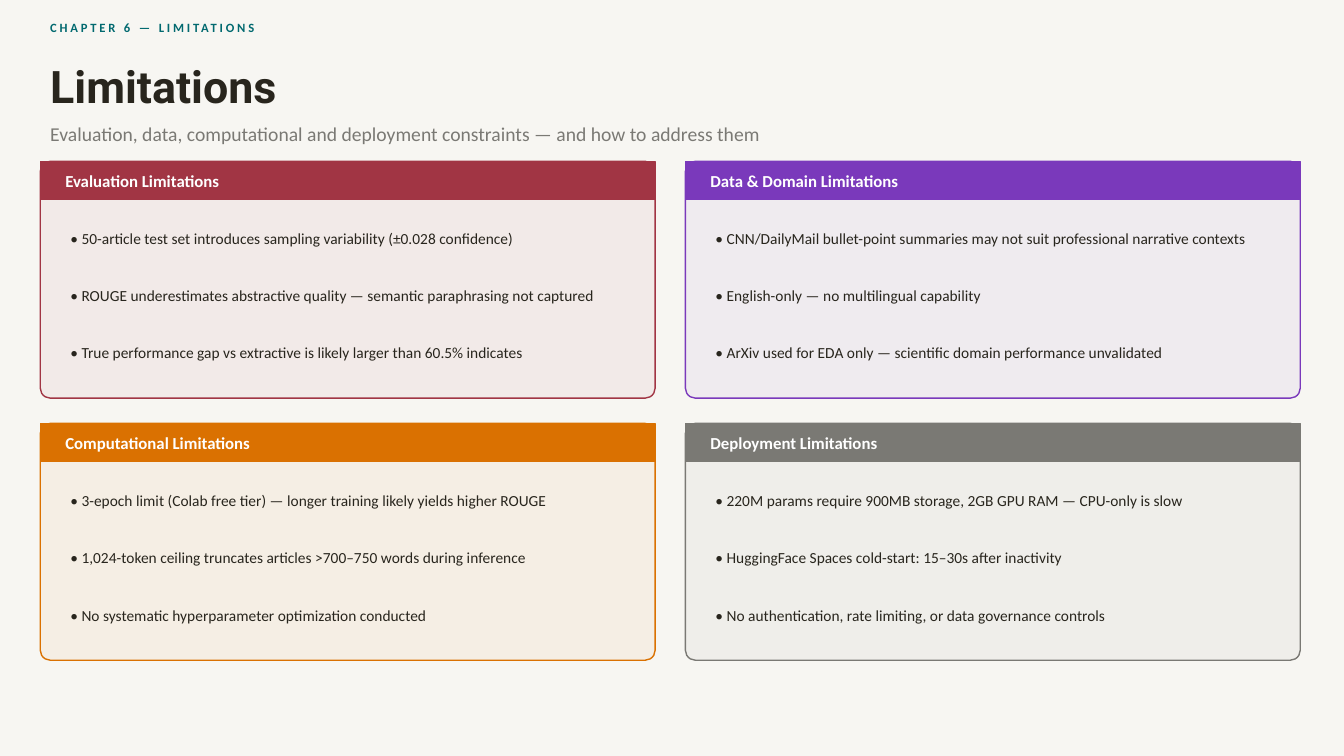
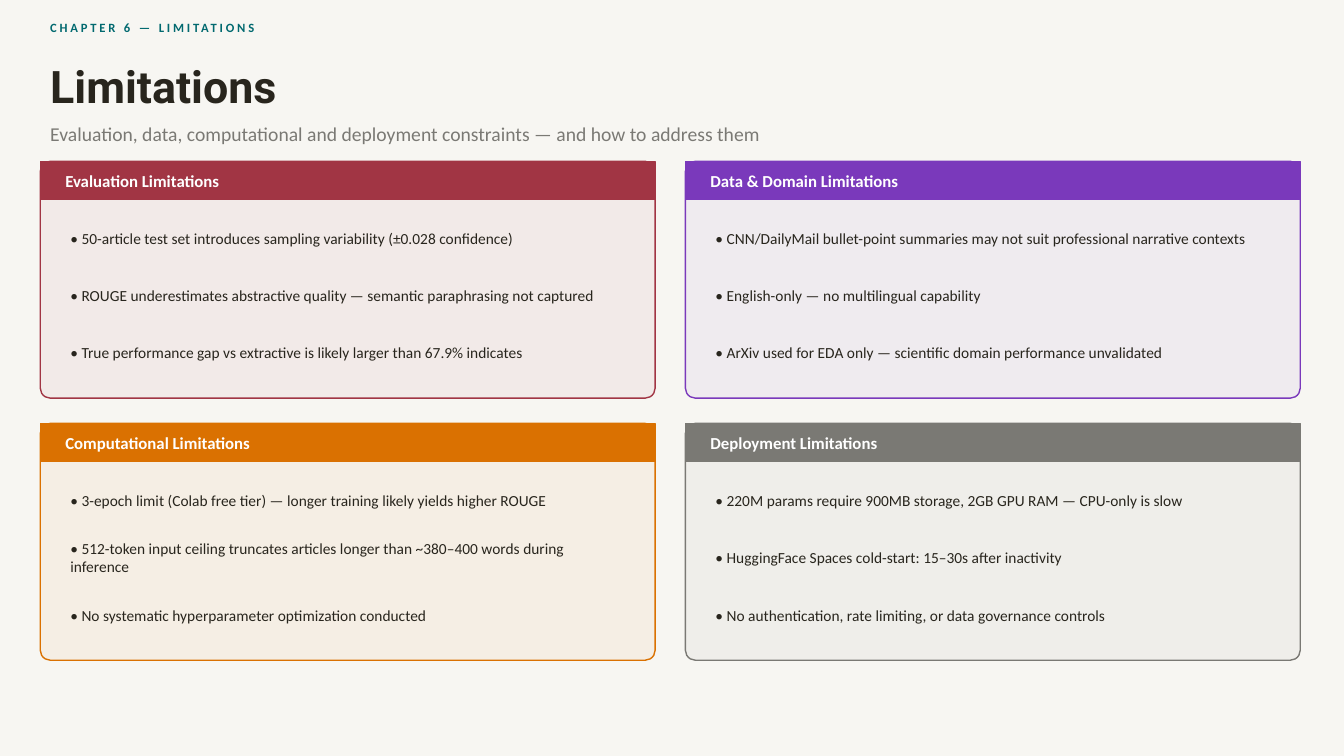
Before and after one commit to CNShivani7/DocSnap-Intelligent-Summarization, a slide deck: slide 18 of DocSnap_Presentation.pptx. Drawn at 1344x756 pixels with LibreOffice and Linux fonts; fonts in the diff are those of the drawing. Boxes give left, top, right and bottom in pixels: in the first picture for what was removed or moved away, otherwise in the second. Text is boxed around its words. In the diff, an @@ line names an element or a change of style, - is before the commit and + after.

Commit message:
Fix factual errors in PPT — all numbers now match real data
- 60.5% abstractive advantage → corrected to 67.9% (=(0.4584-0.2730)/0.2730)
- 68.1% improvement → unified to 67.9% across all slides
- 1,024-token ceiling → corrected to 512-token (verified against actual notebook code)
- 'half the parameters' → '~55% of BART parameters' (220M/400M=55%)
- HuggingFace Spaces now shows both warm (8-15s) and cold start (15-30s) latency
- All numbers now consistent and verified against actual project outputs

```diff
--- a/DocSnap_Presentation.pptx
+++ b/DocSnap_Presentation.pptx
@@ text at [82,347,523,361]: text changed @@
-• True performance gap vs extractive is likely larger than 60.5% indicates
+• True performance gap vs extractive is likely larger than 67.9% indicates
@@ text at [70,543,563,572]: text changed @@
-• 1,024-token ceiling truncates articles >700–750 words during inference
+• 512-token input ceiling truncates articles longer than ~380–400 words during inference
```
Also in this commit, not shown: 8 other slides changed.
